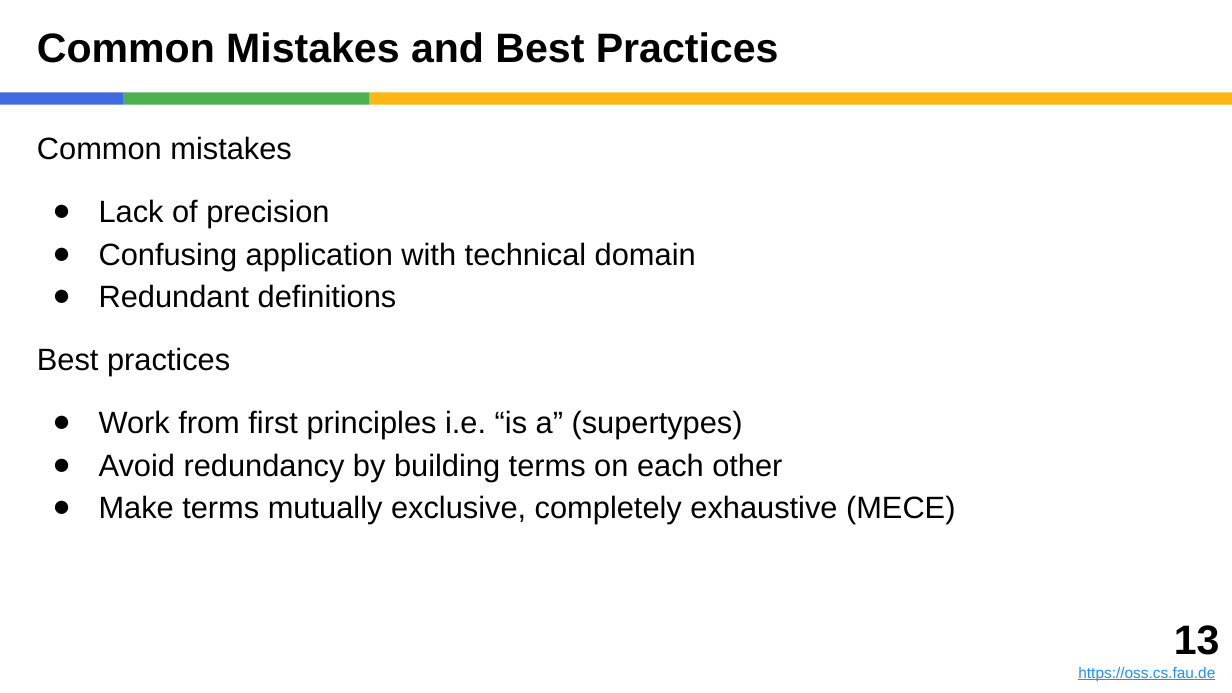
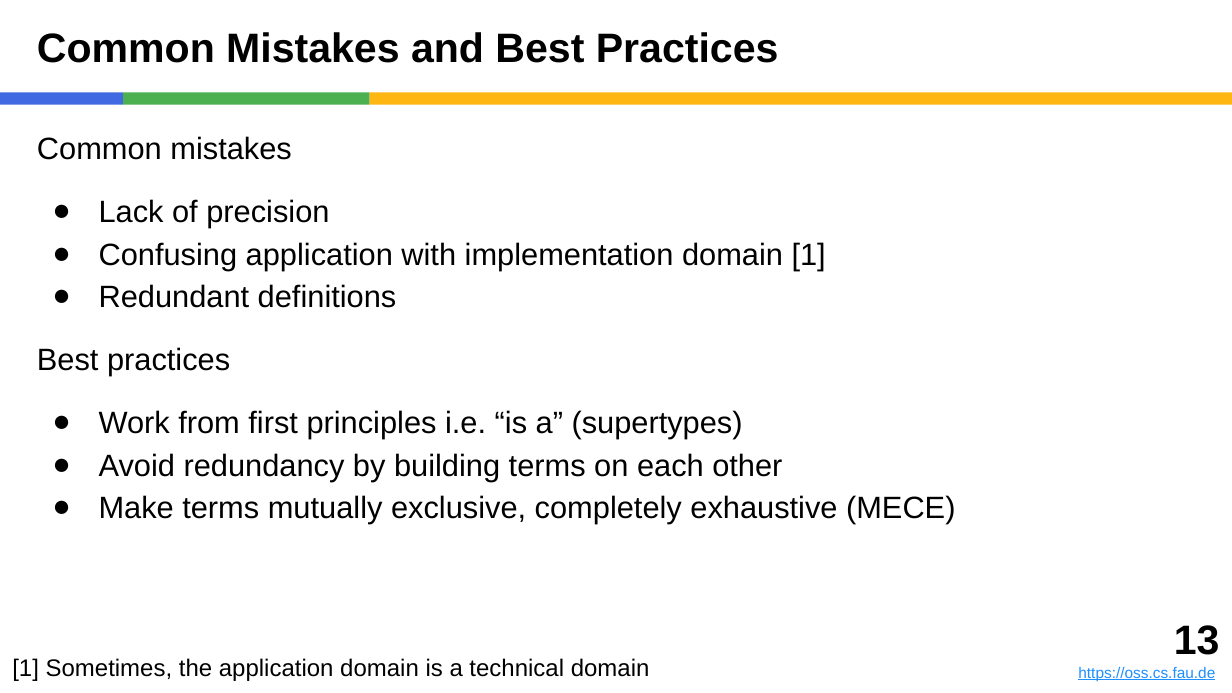
Before and after one commit to dirkriehle/amos-course, a slide deck: slide 13 of Lecture slides/AMOS B04 - Agile Planning.pptx. Drawn at 1232x693 pixels with LibreOffice and Linux fonts; fonts in the diff are those of the drawing. Boxes give left, top, right and bottom in pixels: in the first picture for what was removed or moved away, otherwise in the second. Text is boxed around its words. In the diff, an @@ line names an element or a change of style, - is before the commit and + after.

```diff
--- a/Lecture slides/AMOS B04 - Agile Planning.pptx
+++ b/Lecture slides/AMOS B04 - Agile Planning.pptx
@@ text at bbox=[99, 242, 826, 270]: text changed @@
-● Confusing application with technical domain
+● Confusing application with implementation domain [1]
@@ text added at bbox=[12, 658, 650, 681], 14 pt, text #000000 @@
+[1] Sometimes, the application domain is a technical domain
```
Also in this commit, not shown: 15 other slides changed, 15 other files.
